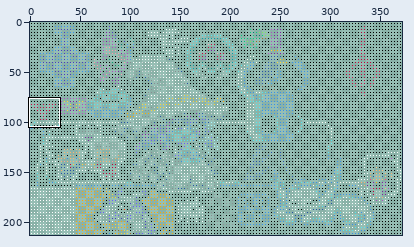
File history of a sprite sheet, Dotted_Overlay_PNGs/!dotted_BENCH.png. Above: a wide view before the commit, with the close-up outlined.
Close-up. Earlier state:
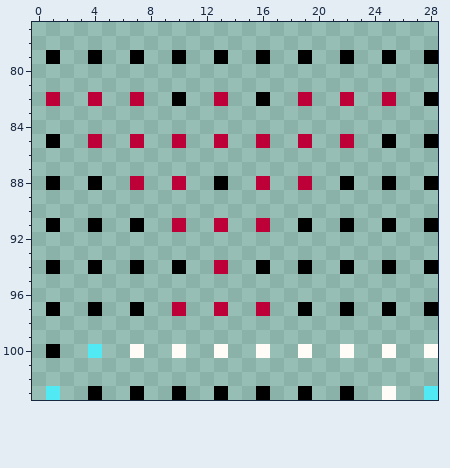
The file is 372x213 pixels. Shown: x 0..28, y 77..103. The commit also changed other parts of the picture, which this record leaves out.
After:
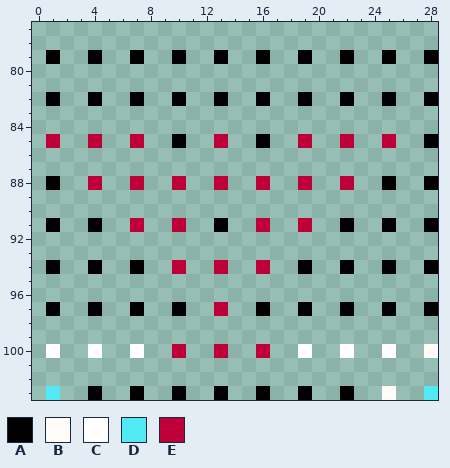
Palette (. is transparent): A #000000  B #fffcf7  C #ffffff  D #51e9f4  E #be0039
Change:
y 82: x 1 E -> A; x 4 E -> A; x 7 E -> A; x 13 E -> A; x 19 E -> A; x 22 E -> A; x 25 E -> A
y 85: x 1 A -> E; x 10 E -> A; x 16 E -> A; x 25 A -> E
y 88: x 4 A -> E; x 13 A -> E; x 22 A -> E
y 91: x 7 A -> E; x 13 E -> A; x 19 A -> E
y 94: x 10 A -> E; x 16 A -> E
y 97: x 10 E -> A; x 16 E -> A
y 100: x 1 A -> C; x 4 D -> C; x 7 B -> C; x 10 B -> E; x 13 B -> E; x 16 B -> E; x 19 B -> C; x 22 B -> C; x 25 B -> C
Boxes around the changes in both close-ups, in picture pixels (x1, y1, x2, y2):
changed: (46, 92, 396, 358)
